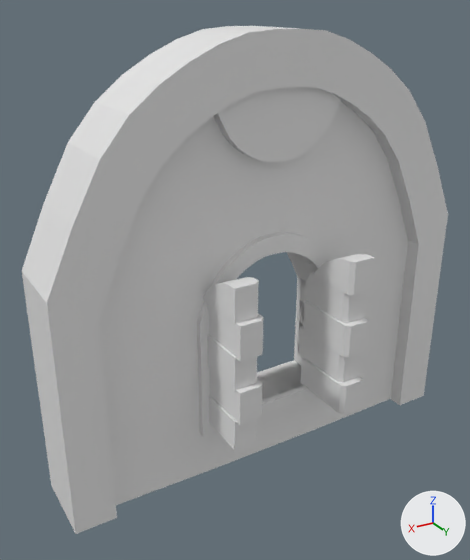
A saved change to the FBX model Assets/Blender/BellDoor/bell-door.fbx.
Both versions are drawn from a 50 mm camera at (40.8, 62.3, 55.1) aimed at (4.2, 1.2, 24.6). The axes (+X, +Y, +Z) are drawn at lower right. The lights are the same throughout. The first picture is the older version. Where no turn or scale is listed for an object, it has been applied to the vertices.

Names of what the first picture shows: 'BellDoorFrameInner', 'BellDoorFrameOuter', 'Door1L', 'Door1R', 'Door2L', 'Door2R', 'Door3L', 'Door3R', 'Door4L', 'Door4R', 'Door5L', 'Door5R', 'InnerRim', 'UpperAccent'.
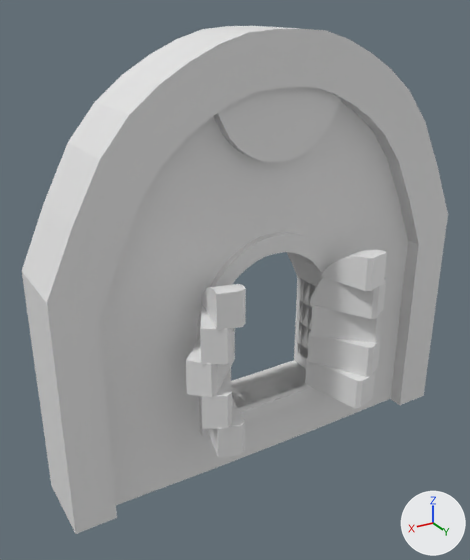
Commit message: bell door

What differs and where, as boxes (x1, y1, x2, y2) in the pictures (470 x 560 px):
'Door3L', moved, turned: before (207, 335, 257, 391); after (186, 328, 235, 398)
'Door2L', moved, turned: before (208, 304, 264, 362); after (200, 304, 232, 364)
'Door4R', moved, turned: before (299, 326, 362, 382); after (307, 331, 381, 377)
'Door3R', moved, turned: before (303, 301, 369, 358); after (311, 305, 382, 343)
'Door2R', moved, turned: before (302, 272, 368, 323); after (310, 277, 386, 319)
'Door4L', moved, turned: before (209, 368, 262, 425); after (202, 367, 232, 429)
'Door5R', moved, turned: before (301, 357, 364, 414); after (305, 359, 375, 409)
'Door1L', moved, turned: before (203, 277, 259, 324); after (201, 284, 246, 330)
'Door1R', moved, turned: before (314, 254, 375, 295); after (321, 250, 387, 291)
'Door5L', moved, turned: before (209, 396, 256, 450); after (207, 397, 245, 458)

What changed in the scene script:
```text
Change ob_door4r:
    ob_door4r.location: (-7.7, 9.5, 13.5) -> (-11.5, 9.6, 13.5)
    ob_door4r.rotation_euler: (0.0, 0.0, 1.571) -> (0.0, 0.0, 2.094)  # degrees (0, 0, 90) -> degrees (0, 0, 120)
Change ob_door1l:
    ob_door1l.location: (7.7, 9.6, 25.9) -> (10.0, 10.2, 25.9)
    ob_door1l.rotation_euler: (0.0, 0.0, -1.571) -> (0.0, 0.0, -1.833)  # degrees (0, 0, -90) -> degrees (0, 0, -105)
Change ob_door5r:
    ob_door5r.location: (-7.5, 10.4, 9.3) -> (-10.0, 10.2, 9.3)
    ob_door5r.rotation_euler: (0.0, 0.0, 1.571) -> (0.0, 0.0, 1.833)  # degrees (0, 0, 90) -> degrees (0, 0, 105)
Change ob_door2r:
    ob_door2r.location: (-7.7, 9.5, 21.7) -> (-11.5, 9.6, 21.7)
    ob_door2r.rotation_euler: (0.0, 0.0, 1.571) -> (0.0, 0.0, 2.094)  # degrees (0, 0, 90) -> degrees (0, 0, 120)
Change ob_door1r:
    ob_door1r.location: (-7.5, 10.4, 25.9) -> (-10.0, 10.2, 25.9)
    ob_door1r.rotation_euler: (0.0, 0.0, 1.571) -> (0.0, 0.0, 1.833)  # degrees (0, 0, 90) -> degrees (0, 0, 105)
Change ob_door3l:
    ob_door3l.location: (7.7, 9.6, 17.6) -> (12.9, 8.5, 17.6)
    ob_door3l.rotation_euler: (0.0, 0.0, -1.571) -> (0.0, 0.0, -2.356)  # degrees (0, 0, -90) -> degrees (0, 0, -135)
Change ob_door4l:
    ob_door4l.location: (7.5, 10.4, 13.5) -> (11.5, 9.6, 13.5)
    ob_door4l.rotation_euler: (0.0, 0.0, -1.571) -> (0.0, 0.0, -2.094)  # degrees (0, 0, -90) -> degrees (0, 0, -120)
Change ob_door3r:
    ob_door3r.location: (-7.5, 10.4, 17.6) -> (-12.9, 8.5, 17.6)
    ob_door3r.rotation_euler: (0.0, 0.0, 1.571) -> (0.0, 0.0, 2.356)  # degrees (0, 0, 90) -> degrees (0, 0, 135)
Change ob_door5l:
    ob_door5l.location: (7.7, 9.6, 9.3) -> (10.0, 10.2, 9.3)
    ob_door5l.rotation_euler: (0.0, 0.0, -1.571) -> (0.0, 0.0, -1.833)  # degrees (0, 0, -90) -> degrees (0, 0, -105)
Change ob_door2l:
    ob_door2l.location: (7.5, 10.4, 21.7) -> (11.5, 9.6, 21.7)
    ob_door2l.rotation_euler: (0.0, 0.0, -1.571) -> (0.0, 0.0, -2.094)  # degrees (0, 0, -90) -> degrees (0, 0, -120)
```
